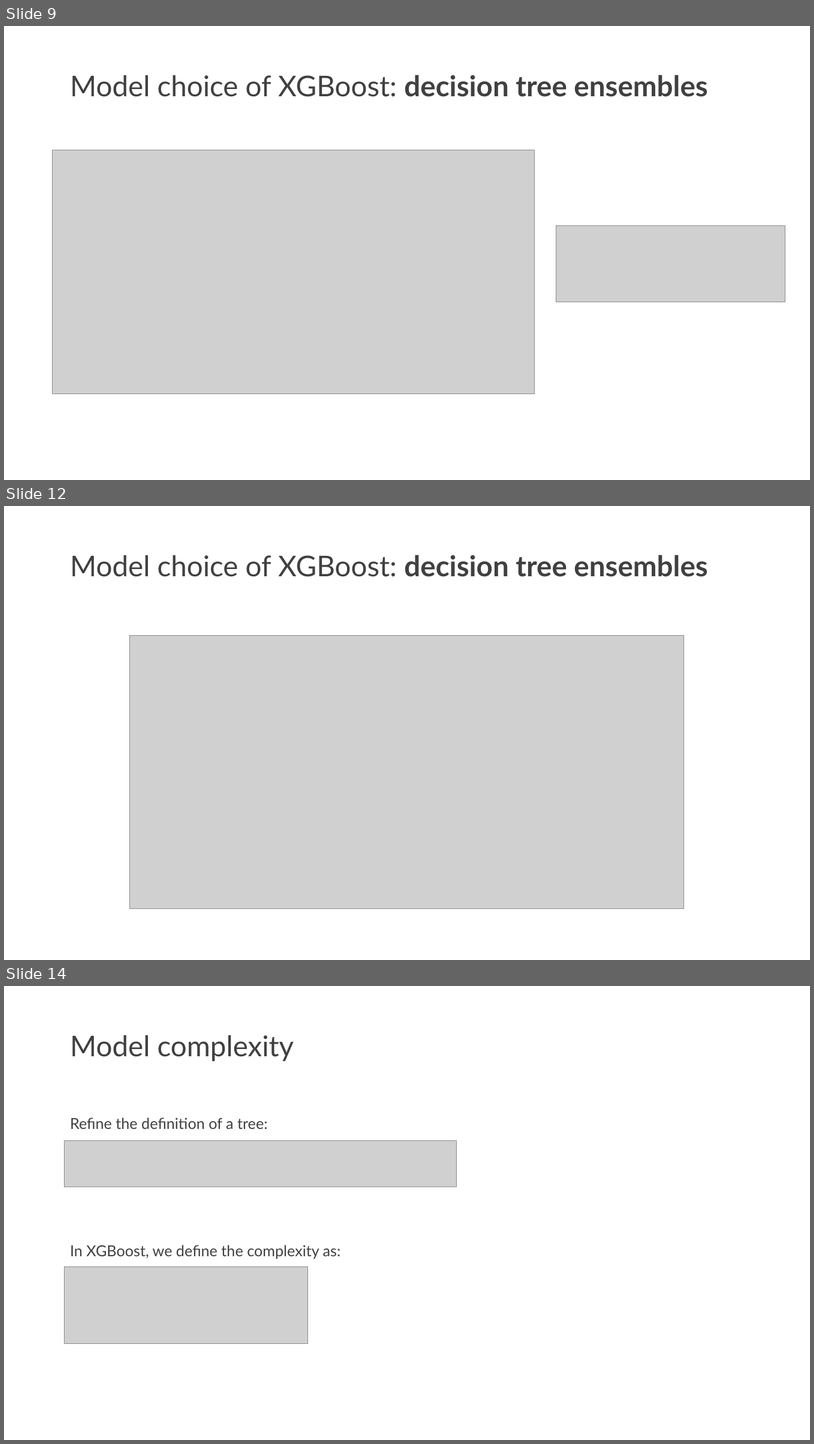
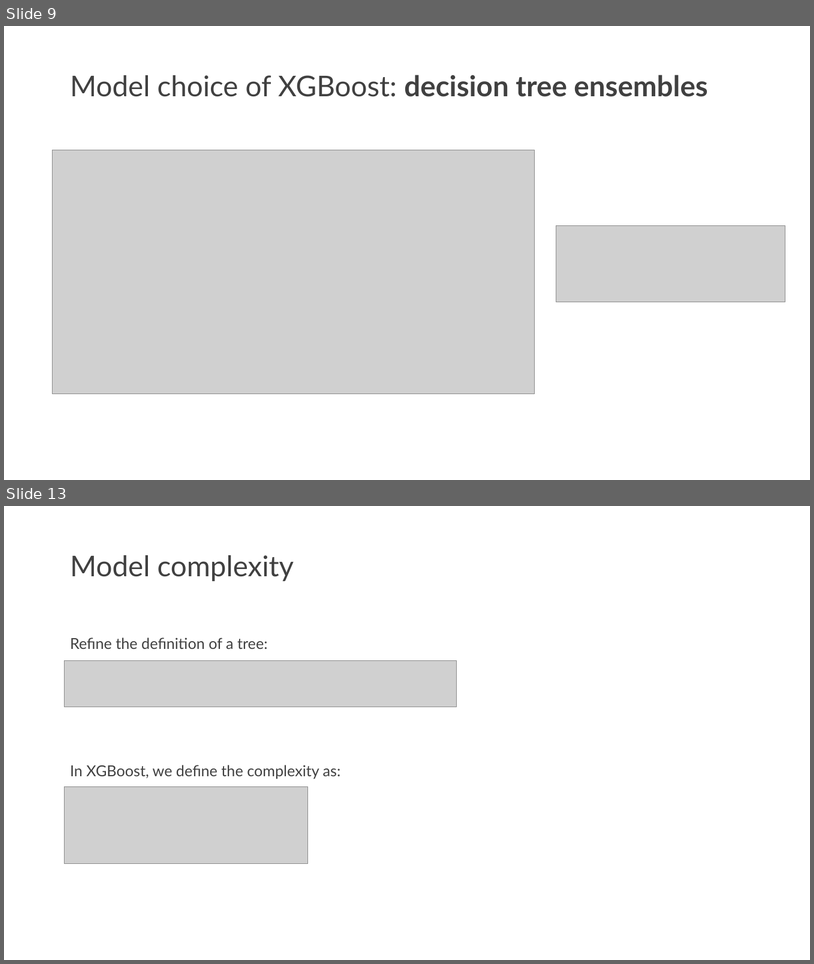
Before and after one commit to antalbe001/Introduction-to-Machine-Learning-Course, a slide deck: Xgboost.pptx. Shown one above the other, each under a label of ours: slides 9, 12 and 14 before the commit, slides 9 and 13 after it; the slides between them are not shown. The pictures are 814x1444 and 814x964 pixels, drawn with LibreOffice and Linux fonts; fonts in the diff are those of the drawing; grey boxes stand for pictures. Boxes give left, top, right and bottom in pixels: in the first picture for what was removed or moved away, otherwise in the second. Text is boxed around its words. In the diff, an @@ line names an element or a change of style, - is before the commit and + after.

```diff
--- a/Xgboost.pptx
+++ b/Xgboost.pptx
@@ slide 12 removed at (4, 506, 810, 960), background #FFFFFF @@
@@ title removed at (70, 555, 708, 577) @@
-Model choice of XGBoost: decision tree ensembles
@@ picture removed at (130, 636, 684, 909) @@
@@ what was slide 14 is now slide 13 @@
```
Also in this commit, not shown: 1 slide changed, 9 slides added, 5 other slides removed.
